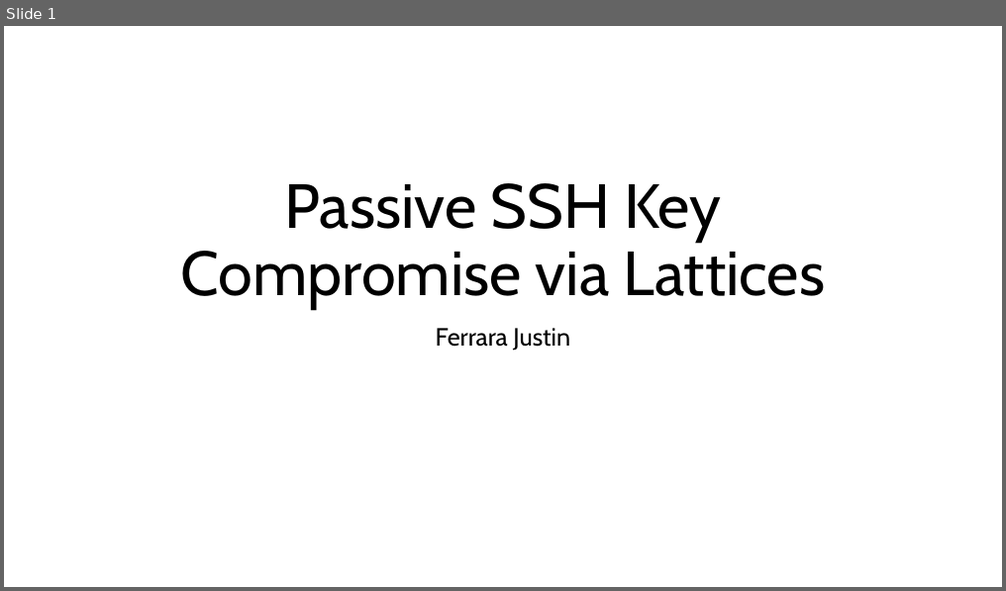
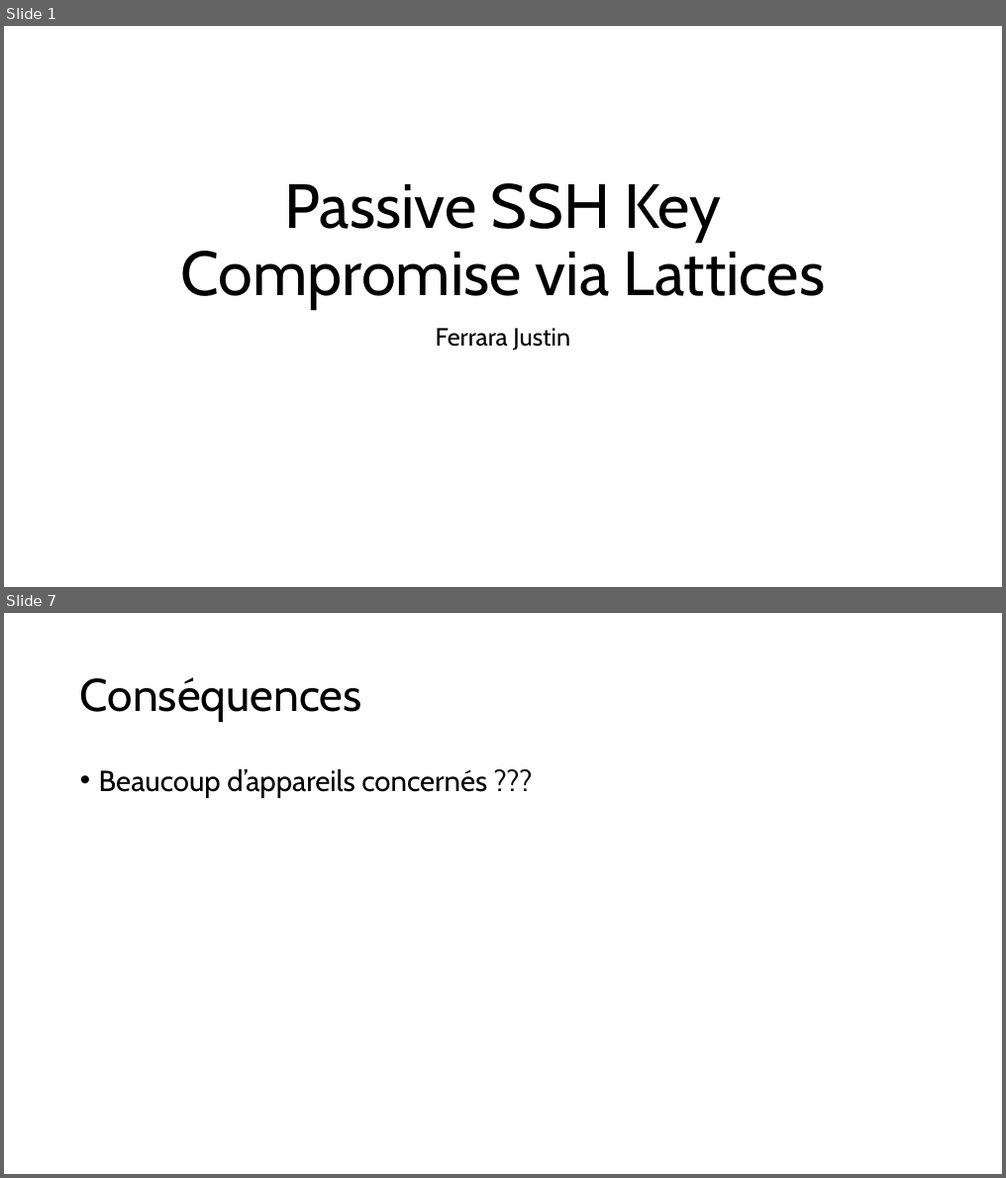
Before and after one commit to JustinFerrara14/SSE, a slide deck: SSELaticeAttackFerrara.pptx. Shown one above the other, each under a label of ours: slide 1 before the commit, slides 1 and 7 after it; the slides between them are not shown. The pictures are 1006x591 and 1006x1178 pixels, drawn with LibreOffice and Linux fonts; fonts in the diff are those of the drawing. Boxes give left, top, right and bottom in pixels: in the first picture for what was removed or moved away, otherwise in the second. Text is boxed around its words. In the diff, an @@ line names an element or a change of style, - is before the commit and + after.

```diff
--- a/SSELaticeAttackFerrara.pptx
+++ b/SSELaticeAttackFerrara.pptx
@@ slide 7 added at (x1=4, y1=613, x2=1002, y2=1174), background #FFFFFF @@
@@ title added at (x1=80, y1=677, x2=362, y2=722), 44 pt, text #000000 @@
+Conséquences
@@ text added at (x1=99, y1=769, x2=487, y2=798), 28 pt, text #000000 @@
+• Beaucoup d’appareils concernés ???
```
Also in this commit, not shown: 3 slides changed, 14 other slides added, 5 slides removed, 2 other files.
